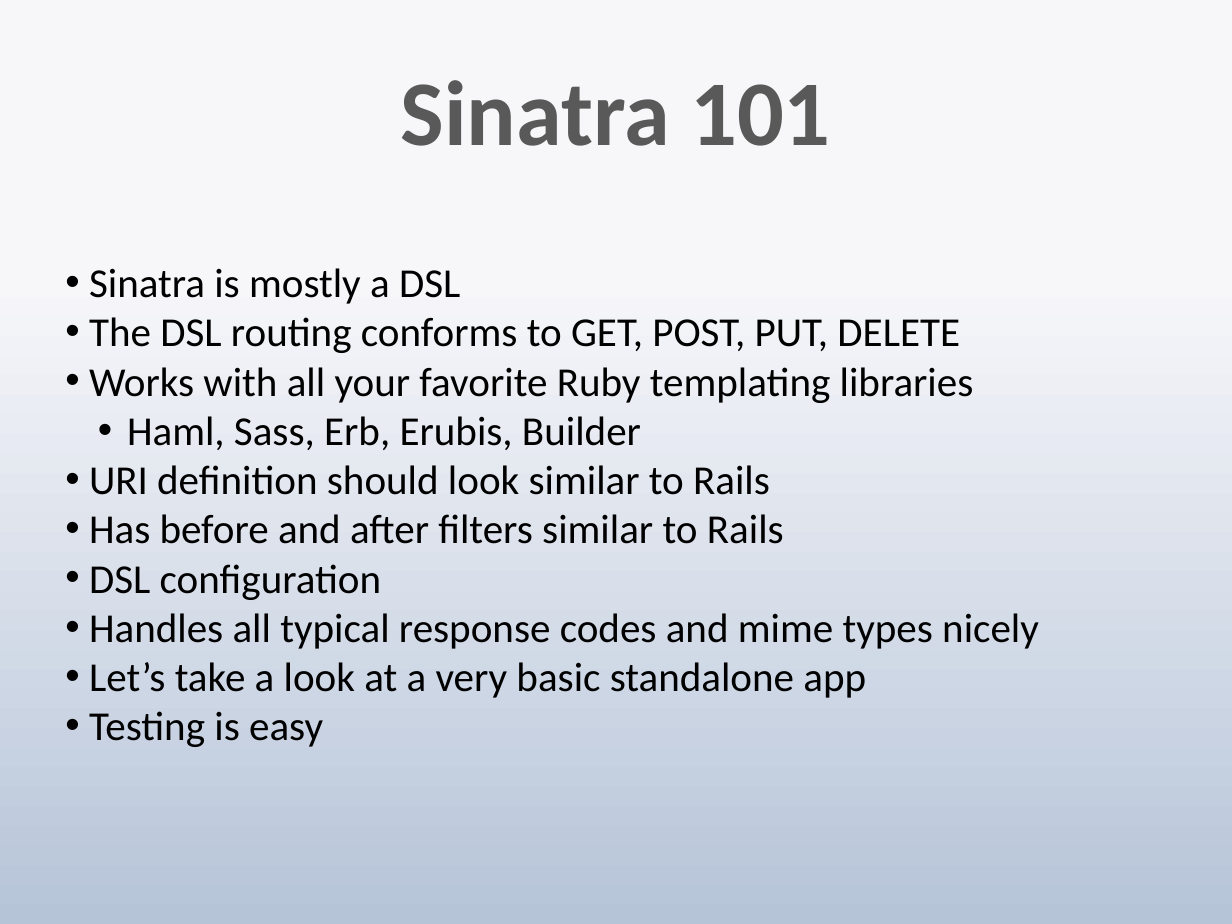
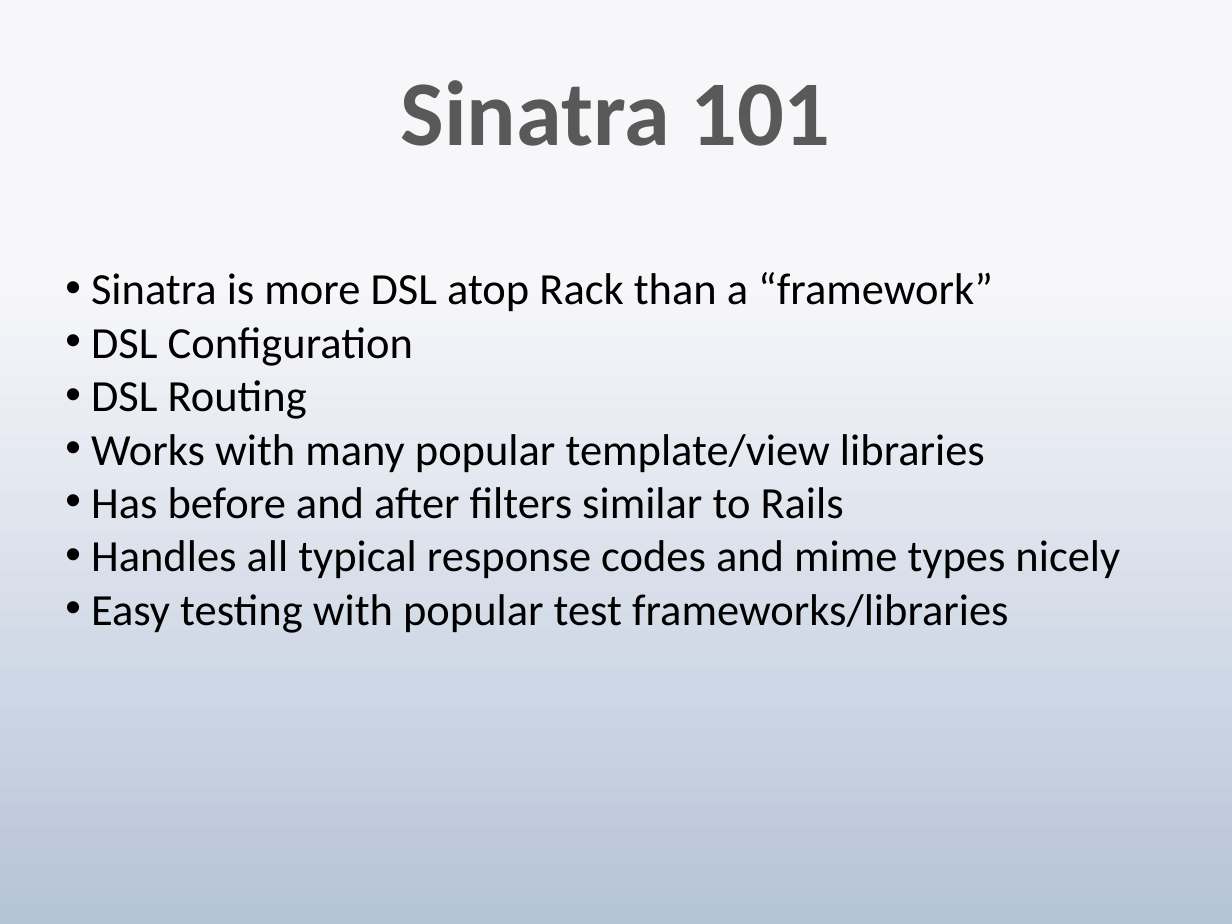
Before and after one commit to techwhizbang/sinatra_slideshow, a slide deck: slide 4 of sinatra.pptx. Drawn at 1232x924 pixels with LibreOffice and Linux fonts; fonts in the diff are those of the drawing. Boxes give left, top, right and bottom in pixels: in the first picture for what was removed or moved away, otherwise in the second. Text is boxed around its words. In the diff, an @@ line names an element or a change of style, - is before the commit and + after.

Commit message:
nz: more slides

```diff
--- a/sinatra.pptx
+++ b/sinatra.pptx
@@ text at [91,272,993,473]: text changed; size 24 to 26 pt @@
-• Sinatra is mostly a DSL
-• The DSL routing conforms to GET, POST, PUT, DELETE
-• Works with all your favorite Ruby templating libraries
-  • Haml, Sass, Erb, Erubis, Builder
-• URI definition should look similar to Rails
+• Sinatra is more DSL atop Rack than a “framework”
+• DSL Configuration
+• DSL Routing
+• Works with many popular template/view libraries
@@ text at [91,487,1120,579]: size 24 to 26 pt in "Has before and after filters similar to ...", "Handles all typical response codes and mime ..." @@
@@ text at [89,564,382,600]: paragraph removed @@
-• DSL configuration
@@ text at [91,594,1009,633]: text changed; size 24 to 26 pt @@
-• Let’s take a look at a very basic standalone app
-• Testing is easy
+• Easy testing with popular test frameworks/libraries
```
Also in this commit, not shown: 1 other slide changed, 9 slides added, 1 slide removed.
